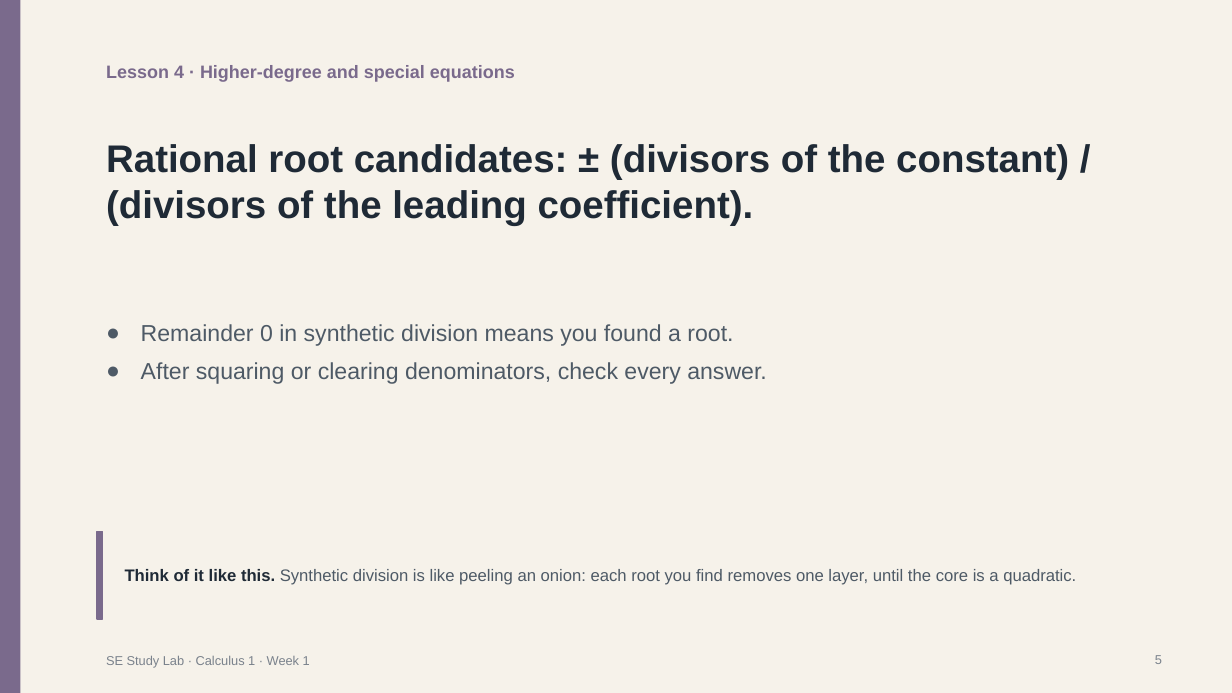
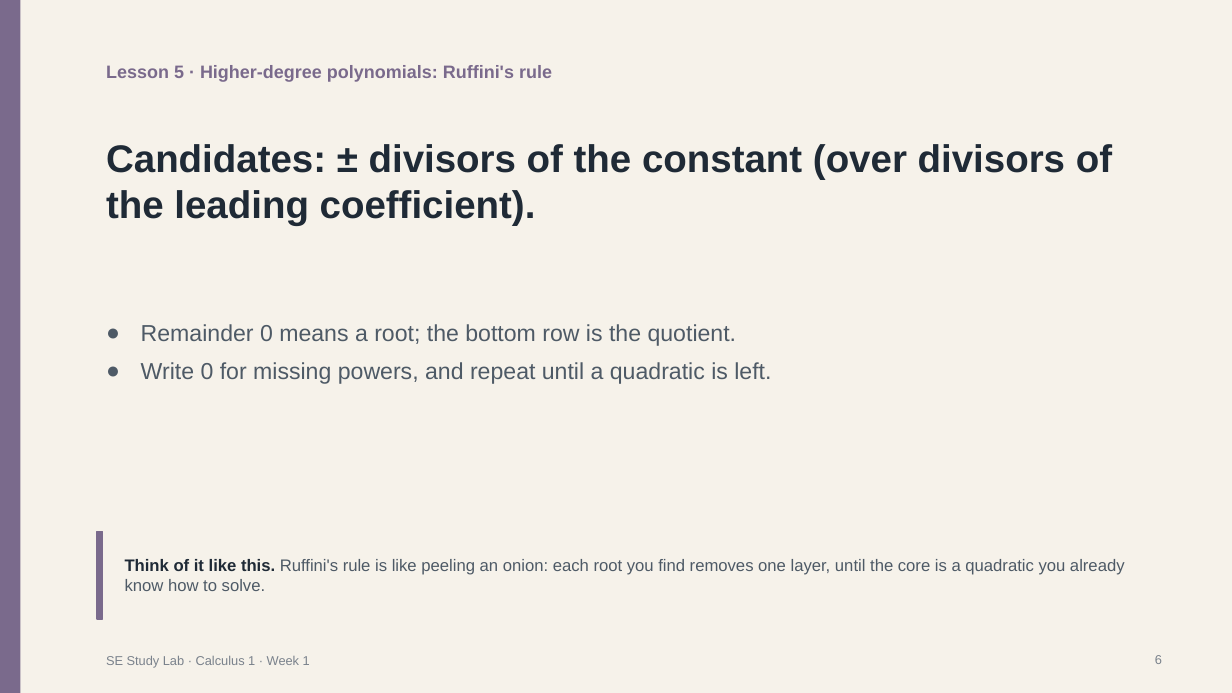
Before and after one commit to jdswe/se-study-lab, a slide deck: slide 6 of public/downloads/en/y1-t1-m3-calc-w1/slides.pptx (slide 5 before the commit). Drawn at 1232x693 pixels with LibreOffice and Linux fonts; fonts in the diff are those of the drawing. Boxes give left, top, right and bottom in pixels: in the first picture for what was removed or moved away, otherwise in the second. Text is boxed around its words. In the diff, an @@ line names an element or a change of style, - is before the commit and + after.

```diff
--- a/public/downloads/en/y1-t1-m3-calc-w1/slides.pptx
+++ b/public/downloads/en/y1-t1-m3-calc-w1/slides.pptx
@@ text at bbox=[106, 65, 552, 82]: text changed @@
-Lesson 4 · Higher-degree and special equations
+Lesson 5 · Higher-degree polynomials: Ruffini's rule
@@ text at bbox=[106, 144, 1112, 226]: text changed @@
-Rational root candidates: ± (divisors of the constant) / (divisors of the leading coefficient).
+Candidates: ± divisors of the constant (over divisors of the leading coefficient).
@@ text at bbox=[141, 324, 771, 384]: text changed @@
-● Remainder 0 in synthetic division means you found a root.
-● After squaring or clearing denominators, check every answer.
+● Remainder 0 means a root; the bottom row is the quotient.
+● Write 0 for missing powers, and repeat until a quadratic is left.
@@ text at bbox=[125, 559, 1125, 591]: text changed @@
-Think of it like this. Synthetic division is like peeling an onion: each root you find removes one layer, until the core is a quadratic.
+Think of it like this. Ruffini's rule is like peeling an onion: each root you find removes one layer, until the core is a quadratic you already know how to solve.
```
Also in this commit, not shown: 8 other slides changed, 2 slides added, 2 slides removed, 47 other files.
